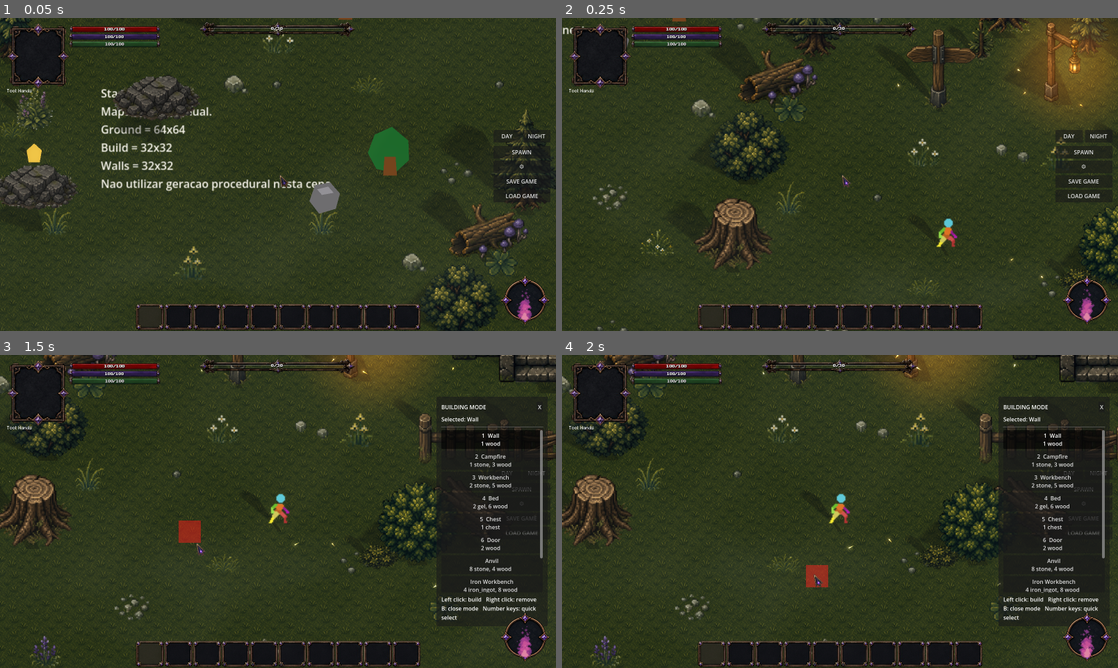
Above: before the commit, frames 1-4 (two rows, left to right).
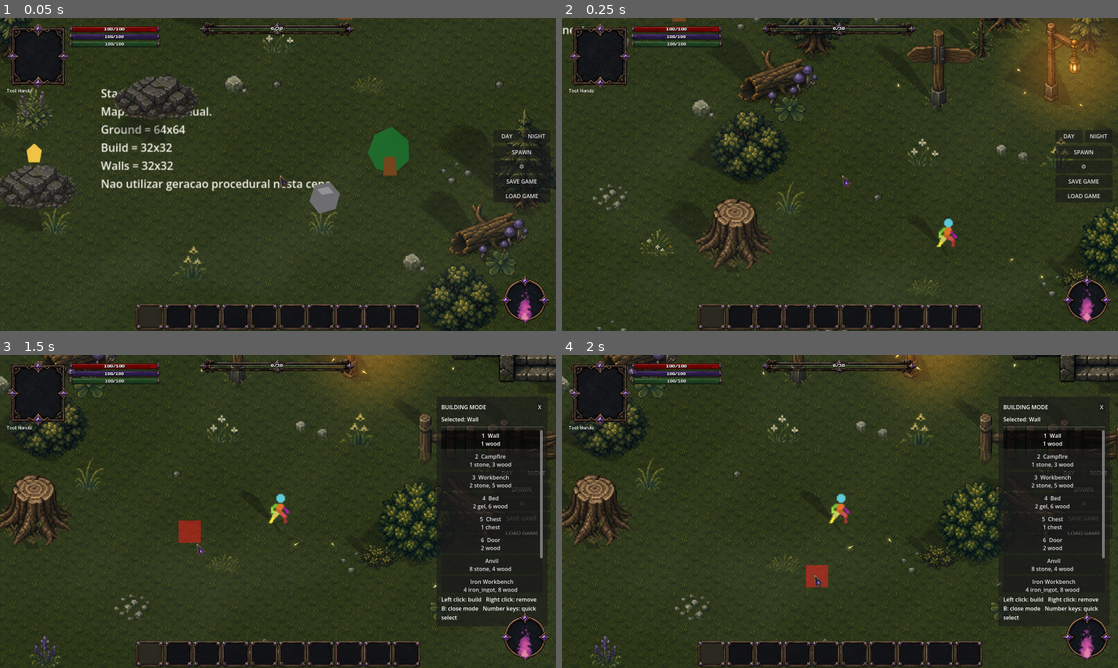
Above: after the commit, the same moments.

Repository: ramonsamagaio/Oathwake-Main
Game: Godot game, scene res://scenes/game/Game.tscn
The game is run twice, just before and just after one commit, with the same random seed, the same clock (stepped at 60 frames per second) and the same inputs. This scene is started directly instead of the project's main scene.
Inputs (mouse positions are in pixels of both pictures, inside the frame that each line leads up to):
- Up to frame 1 (0.05 s): no input
- Up to frame 2 (0.25 s): no input
- Up to frame 3 (1.5 s): tap Enter at 0.5 s; move the mouse to (400, 495) at 0.52 s; hold D 0.53-1.25 s; tap B at 0.6 s; click (400, 495) at 0.67 s; tap Space at 0.77 s; drag from (166, 527) to (250, 574) at 1.27 s
- Up to frame 4 (2 s): no input

The runs differ from the first frame. In frame 1, 0.2% of the frame differs, in the area x 0-97%, y 0-92%; in frame 2, 0.2%; in frame 3, 0.2%; in frame 4, 0.2%.

Commit message:
Respect authored ground anchors for shadow contact

Diff:
--- a/scripts/world/WorldDepthRuntime.gd
+++ b/scripts/world/WorldDepthRuntime.gd
@@ -48,6 +48,9 @@
 static func get_sprite_local_foot_point(sprite: Sprite2D) -> Vector2:
 	if sprite == null:
 		return Vector2.ZERO
+	var authored_anchor := _ground_anchor_from_object(sprite)
+	if authored_anchor != null:
+		return authored_anchor as Vector2
 	# Sprite2D.get_rect() already includes centered and drawing-offset rules.
 	# Keeping this point in the sprite's own local space lets callers transform
 	# it through arbitrary scale, rotation, skew and parent hierarchies.
@@ -68,7 +71,26 @@
 	var top_left := sprite.offset
 	if sprite.centered:
 		top_left -= frame_size * 0.5
-	return Vector2(top_left.x + frame_size.x * 0.5, top_left.y + frame_size.y)
+
+	# Animation-set anchors are authored in frame pixel coordinates, measured from
+	# the frame's top-left. They are more accurate than the transparent cell edge
+	# and remain stable across every frame of a walk, attack or idle cycle.
+	var anchor_in_frame := Vector2(frame_size.x * 0.5, frame_size.y)
+	var sprite_anchor := _ground_anchor_from_object(sprite)
+	if sprite_anchor != null:
+		anchor_in_frame = sprite_anchor as Vector2
+	elif sprite.sprite_frames != null:
+		var frames_anchor := _ground_anchor_from_object(sprite.sprite_frames)
+		if frames_anchor != null:
+			anchor_in_frame = frames_anchor as Vector2
+
+	anchor_in_frame.x = clampf(anchor_in_frame.x, 0.0, frame_size.x)
+	anchor_in_frame.y = clampf(anchor_in_frame.y, 0.0, frame_size.y)
+	if sprite.flip_h:
+		anchor_in_frame.x = frame_size.x - anchor_in_frame.x
+	if sprite.flip_v:
+		anchor_in_frame.y = frame_size.y - anchor_in_frame.y
+	return top_left + anchor_in_frame
 
 
 static func get_animated_sprite_foot_offset(sprite: AnimatedSprite2D) -> Vector2:
@@ -111,3 +133,25 @@
 
 static func get_animated_sprite_visual_size(sprite: AnimatedSprite2D) -> Vector2:
 	return get_animated_sprite_unscaled_size(sprite) * Vector2(absf(sprite.scale.x), absf(sprite.scale.y))
+
+
+static func _ground_anchor_from_object(value: Object) -> Variant:
+	if value == null:
+		return null
+	for metadata_name in ["shadow_ground_anchor", "ground_anchor", "animation_anchor"]:
+		if not value.has_meta(metadata_name):
+			continue
+		var raw: Variant = value.get_meta(metadata_name)
+		if raw is Vector2:
+			var vector_value := raw as Vector2
+			if vector_value.is_finite():
+				return vector_value
+		elif raw is Dictionary:
+			var dictionary_value := raw as Dictionary
+			var vector_value := Vector2(
+				float(dictionary_value.get("x", 0.0)),
+				float(dictionary_value.get("y", 0.0))
+			)
+			if vector_value.is_finite():
+				return vector_value
+	return null
